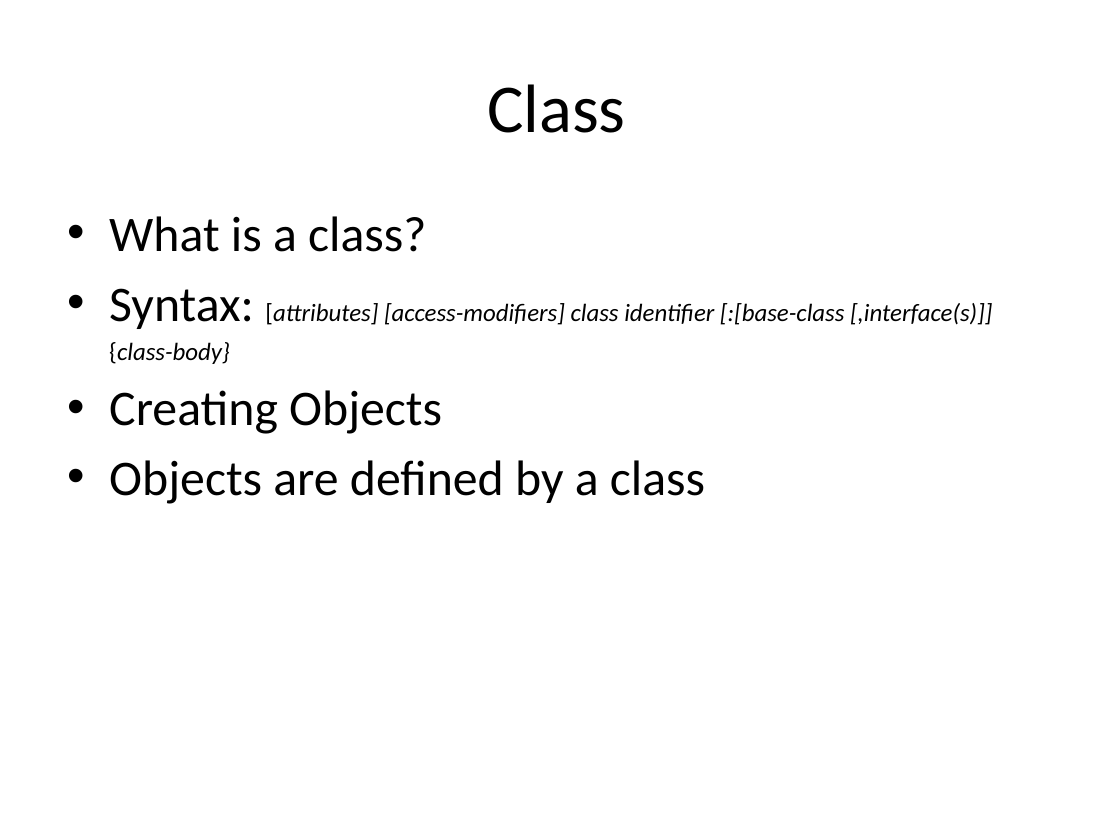
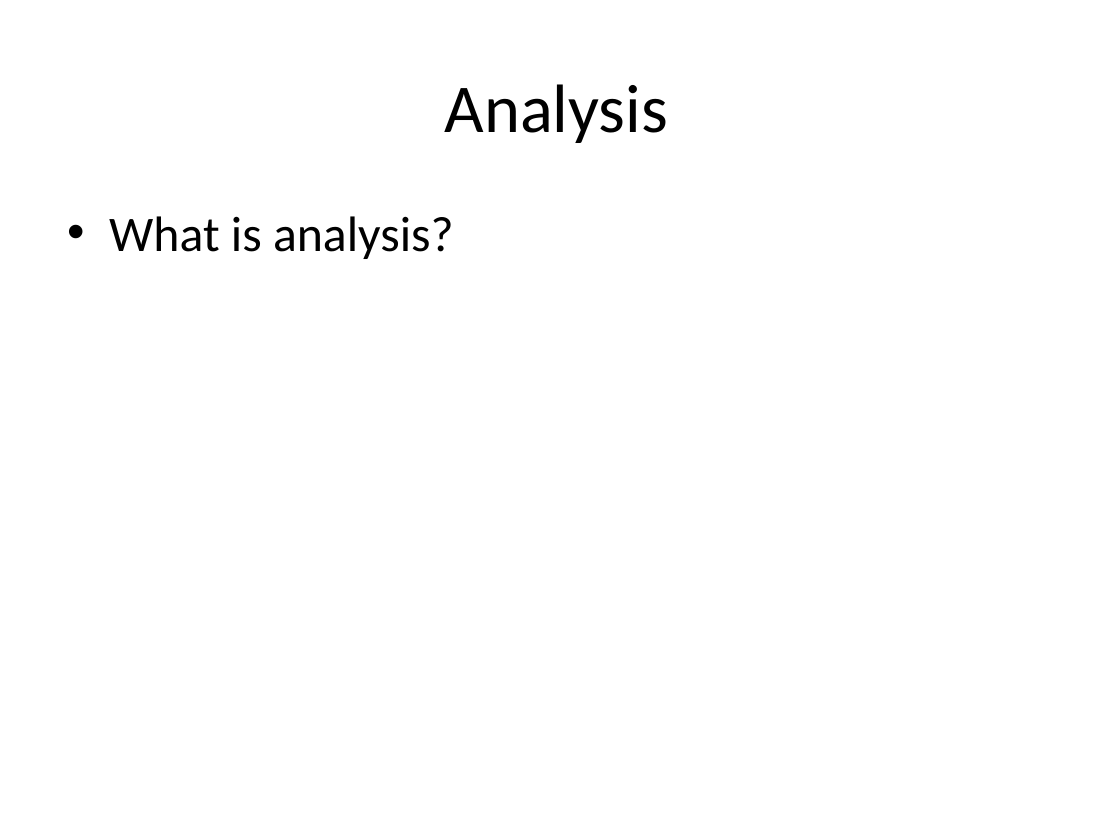
Before and after one commit to isurup/kalle-martin-group, a slide deck: slide 2 of SSE2/slides/1 Analysis.pptx. Drawn at 1120x840 pixels with LibreOffice and Linux fonts; fonts in the diff are those of the drawing. Boxes give left, top, right and bottom in pixels: in the first picture for what was removed or moved away, otherwise in the second. Text is boxed around its words. In the diff, an @@ line names an element or a change of style, - is before the commit and + after.

```diff
--- a/SSE2/slides/1 Analysis.pptx
+++ b/SSE2/slides/1 Analysis.pptx
@@ title at [445,84,669,143]: text changed @@
-Class
+Analysis
@@ text at [109,216,454,259]: text changed; size 16 to 32 pt; italic off @@
-• What is a class?
-• Syntax: [attributes] [access-modifiers] class identifier [:[base-class [,interface(s)]]
-{class-body}
-• Creating Objects
-• Objects are defined by a class
+• What is analysis?
```
Also in this commit, not shown: 8 slides removed.
